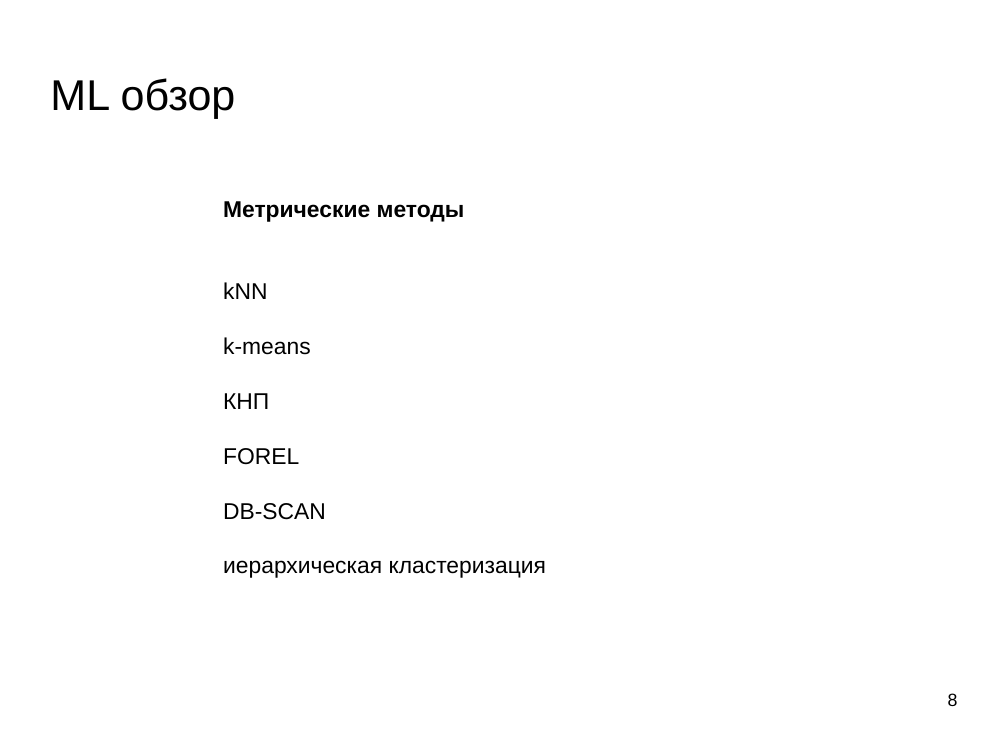
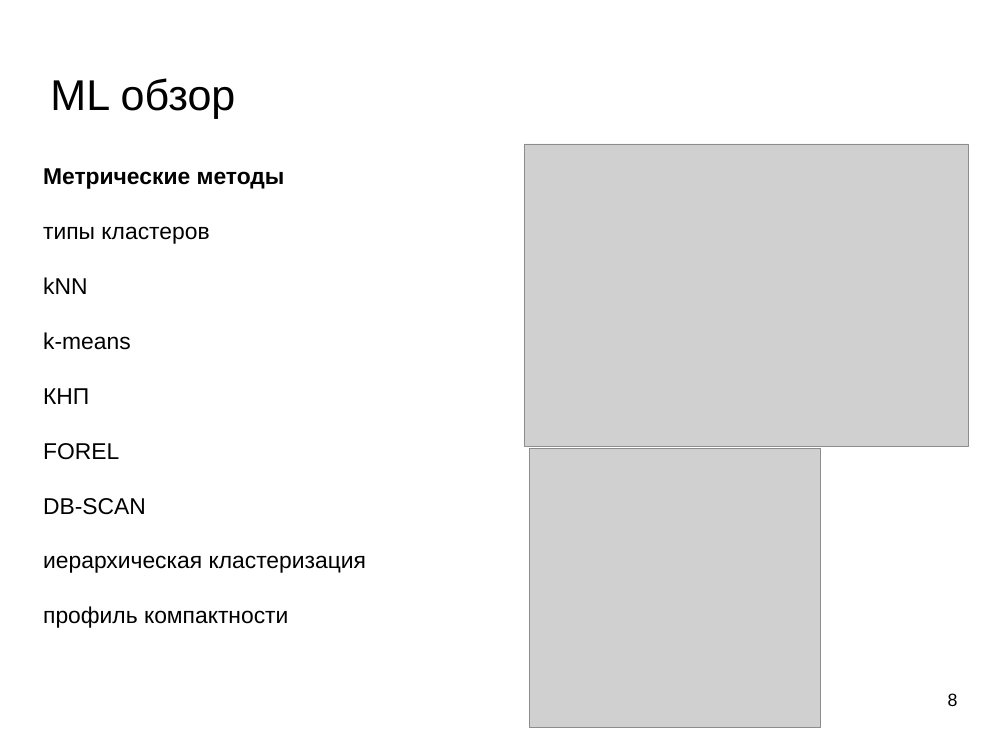
Before and after one commit to mechanoid5/ml_lectorium_legacy, a slide deck: slide 8 of 15-conclusion.odp. Drawn at 1008x756 pixels with LibreOffice and Linux fonts; fonts in the diff are those of the drawing; grey boxes stand for pictures; background and template pictures are left out. Boxes give left, top, right and bottom in pixels: in the first picture for what was removed or moved away, otherwise in the second. Text is boxed around its words. In the diff, an @@ line names an element or a change of style, - is before the commit and + after.

```diff
--- a/15-conclusion.odp
+++ b/15-conclusion.odp
@@ picture added at (525,144,969,446) @@
@@ text "Метрические методы": place and size @@
-text "Метрические методы" at (223,201,546,578)
+text "Метрические методы" at (43,168,366,628)
@@ text at (43,226,209,244): paragraph added @@
+типы кластеров
@@ picture added at (530,448,821,727) @@
@@ text at (43,606,288,628): paragraph added @@
+профиль компактности
```
Also in this commit, not shown: 9 other slides changed, 4 other files.
